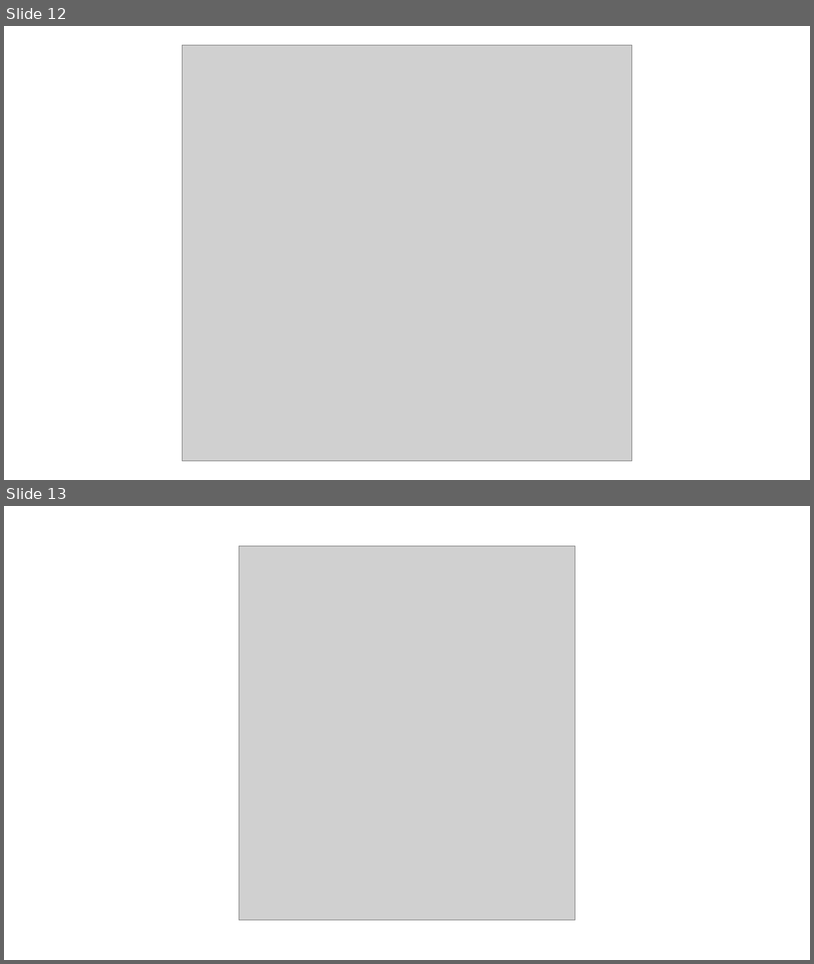
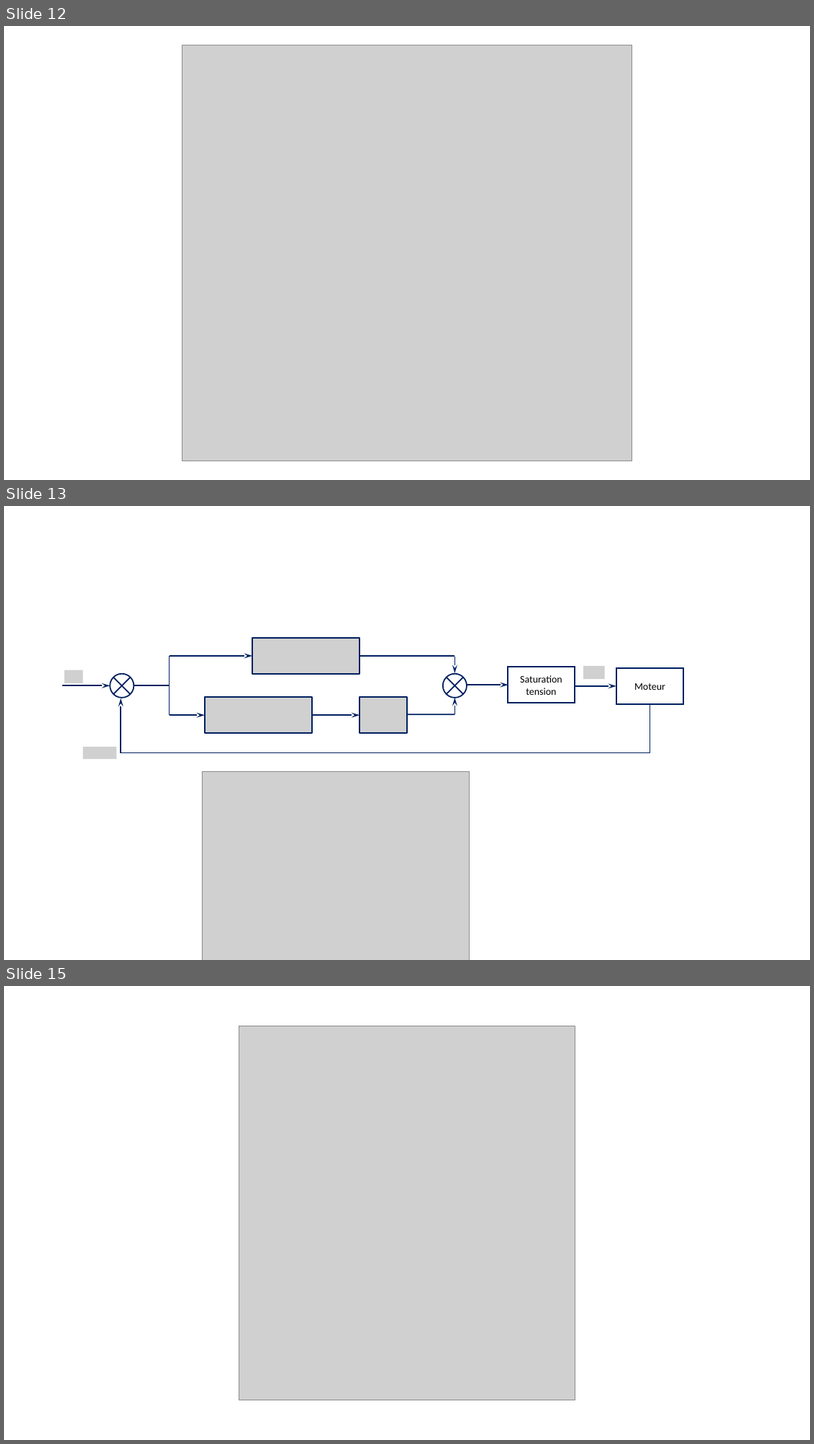
Before and after one commit to xpessoles/TP_Documents_PSI, a slide deck: 11_MaxpidE/MaxPIDE.pptx. Shown one above the other, each under a label of ours: slides 12 and 13 before the commit, slides 12, 13 and 15 after it; the slides between them are not shown. The pictures are 814x964 and 814x1444 pixels, drawn with LibreOffice and Linux fonts; fonts in the diff are those of the drawing; grey boxes stand for pictures; background and template pictures are left out. Boxes give left, top, right and bottom in pixels: in the first picture for what was removed or moved away, otherwise in the second. Text is boxed around its words. In the diff, an @@ line names an element or a change of style, - is before the commit and + after.

```diff
--- a/11_MaxpidE/MaxPIDE.pptx
+++ b/11_MaxpidE/MaxPIDE.pptx
@@ slide 13 added at (4,506,810,960), background #FFFFFF @@
@@ arrow added from (169, 656) to (252, 656), #002060 1.5 pt @@
@@ line added from (169, 715) to (169, 656), #002060 1.5 pt @@
@@ picture added at (252,638,360,674) @@
@@ line added from (455, 656) to (360, 656), #002060 1.5 pt @@
@@ arrow added from (455, 656) to (455, 673), #002060 1.5 pt @@
@@ picture added at (64,670,83,683) @@
@@ flow chart summing junction added at (110,674,134,698), outline #002060 1.5 pt @@
@@ flow chart summing junction added at (443,674,468,698), outline #002060 1.5 pt @@
@@ rectangle added at (508,667,575,703), outline #002060 1.5 pt, 12 pt, text #000000 @@
+Saturation tension
@@ picture added at (584,666,605,679) @@
@@ rectangle added at (617,668,684,704), outline #002060 1.5 pt, 12 pt, text #000000 @@
+Moteur
@@ arrow added from (63, 686) to (110, 686), #002060 1.5 pt @@
@@ arrow added from (121, 754) to (121, 698), #002060 1.5 pt @@
@@ line added from (134, 686) to (169, 686), #002060 1.5 pt @@
@@ picture added at (205,698,312,733) @@
@@ picture added at (360,698,407,733) @@
@@ arrow added from (455, 714) to (455, 698), #002060 1.5 pt @@
@@ arrow added from (468, 685) to (509, 685), #002060 1.5 pt @@
@@ arrow added from (575, 686) to (617, 686), #002060 1.5 pt @@
@@ arrow added from (169, 715) to (205, 715), #002060 1.5 pt @@
@@ arrow added from (312, 715) to (360, 715), #002060 1.5 pt @@
@@ line added from (407, 714) to (455, 714), #002060 1.5 pt @@
@@ line added from (651, 753) to (651, 704), #002060 1.5 pt @@
@@ picture added at (83,746,117,759) @@
@@ line added from (121, 753) to (651, 753), #002060 1.5 pt @@
@@ picture added at (202,771,470,960) @@
@@ what was slide 13 is now slide 15 @@
```
Also in this commit, not shown: 1 other slide added.
